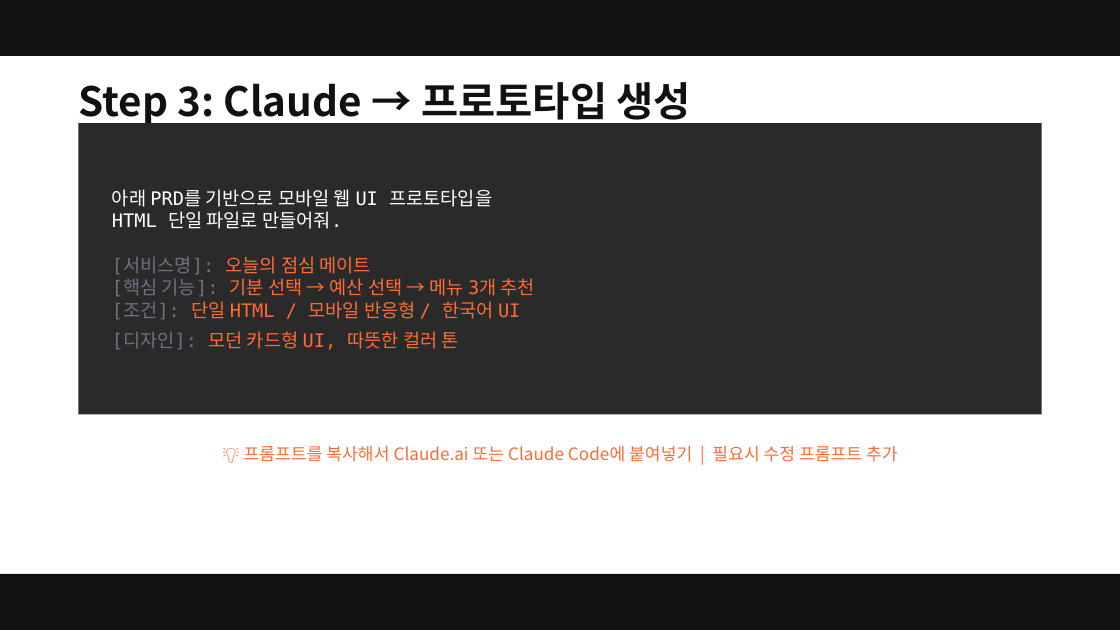
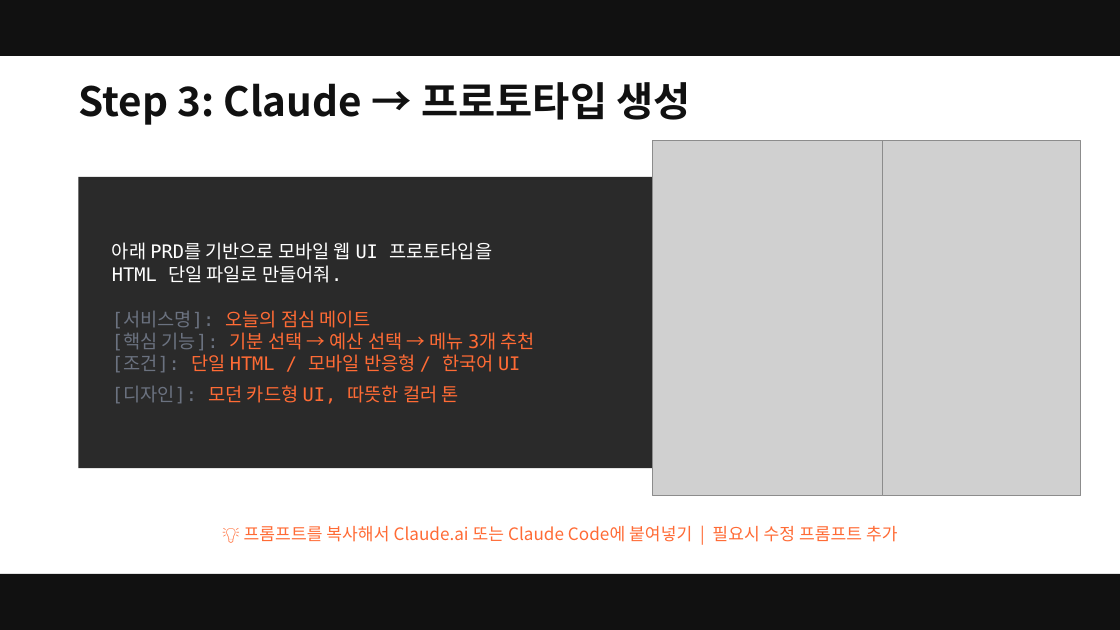
Before and after one commit to smilesjcha/ai-native-pm, a slide deck: slide 31 of projects/26Q2_Fastcampus-Lecture/assets/pptx/ai-native-pm-lecture-v02-20260519.pptx (slide 30 before the commit). Drawn at 1120x630 pixels with LibreOffice and Linux fonts; fonts in the diff are those of the drawing; grey boxes stand for pictures. Boxes give left, top, right and bottom in pixels: in the first picture for what was removed or moved away, otherwise in the second. Text is boxed around its words. In the diff, an @@ line names an element or a change of style, - is before the commit and + after.

```diff
--- a/projects/26Q2_Fastcampus-Lecture/assets/pptx/ai-native-pm-lecture-v02-20260519.pptx
+++ b/projects/26Q2_Fastcampus-Lecture/assets/pptx/ai-native-pm-lecture-v02-20260519.pptx
@@ picture added at [652,140,881,496] @@
@@ picture added at [883,140,1081,496] @@
@@ rectangle: place and size @@
-rectangle at [78,123,1042,414]
+rectangle at [78,177,1042,468]
@@ text "아래 PRD를 기반으로 모바일 웹 ...": place and size @@
-text "아래 PRD를 기반으로 모바일 웹 ..." at [112,189,535,350]
+text "아래 PRD를 기반으로 모바일 웹 ..." at [112,242,535,404]
@@ text "💡 프롬프트를 복사해서 Claude.ai 또는 ...": place and size @@
-text "💡 프롬프트를 복사해서 Claude.ai 또는 ..." at [244,446,898,462]
+text "💡 프롬프트를 복사해서 Claude.ai 또는 ..." at [244,526,898,542]
```
Also in this commit, not shown: 31 other slides changed, 1 slide added, 1 other file.
